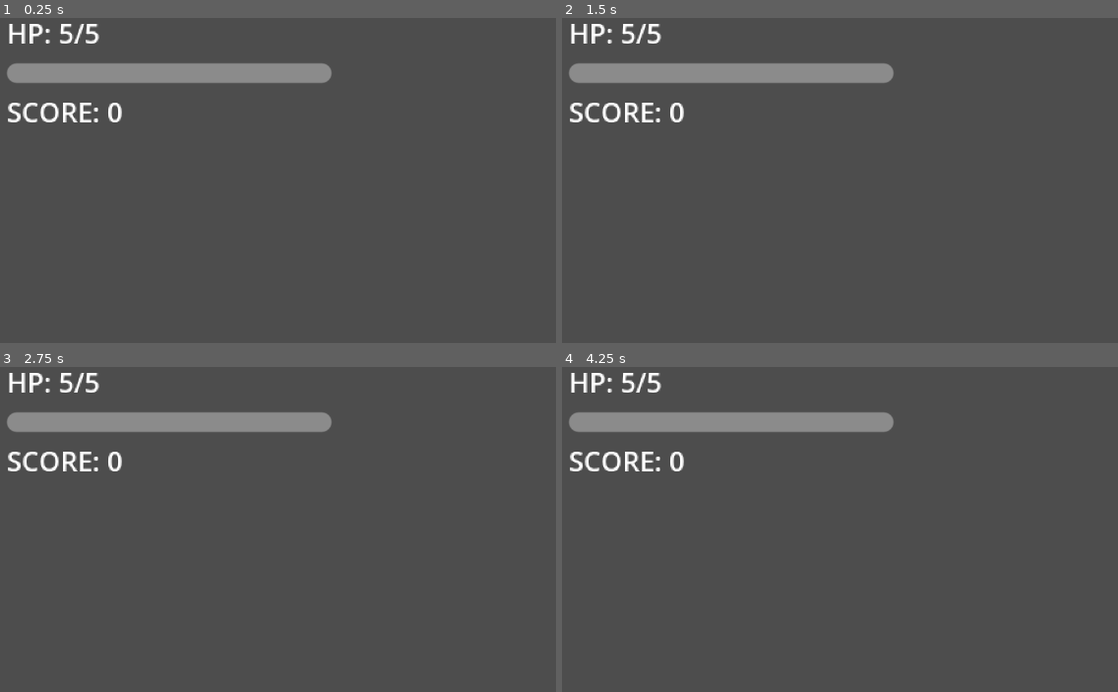
Above: before the commit, frames 1-4 (two rows, left to right).
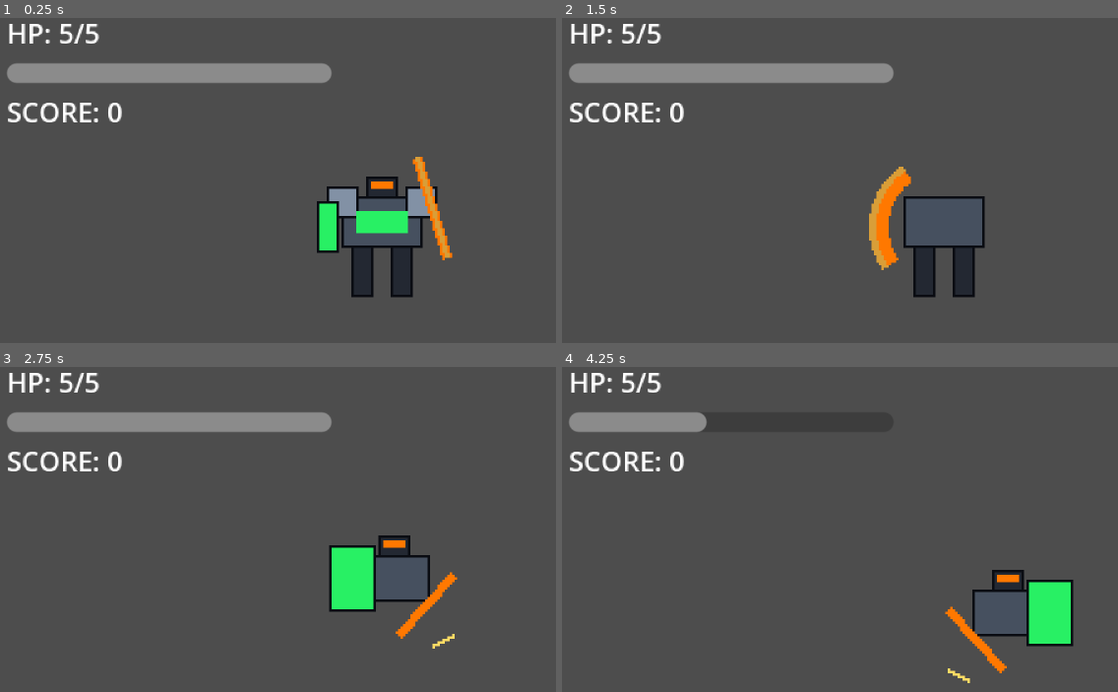
Above: after the commit, the same moments.

Repository: SilverMast1/godot-2d-8bit-game
Game: Godot game, scene res://scenes/levels/level_01_byte.tscn
The game is run twice, just before and just after one commit, with the same random seed, the same clock (stepped at 60 frames per second) and the same inputs. This scene is started directly instead of the project's main scene.
Inputs:
- Up to frame 1 (0.25 s): no input
- Up to frame 2 (1.5 s): tap Enter at 0.5 s; hold J 0.53-1.28 s; hold D from 0.53 s (still down); tap Space at 0.77 s; tap X at 1.35 s
- Up to frame 3 (2.75 s): tap Space at 1.52 s; release D at 2.03 s; hold A from 2.03 s (still down); hold K from 2.03 s (still down)
- Up to frame 4 (4.25 s): tap Space at 2.75, 3.02, 3.77 s; release A at 2.78 s; release K at 2.78 s; hold D from 2.78 s (still down); tap C at 2.85 s; hold L from 3.53 s (still down)

The runs differ from the first frame. In frame 1, 4.6% of the frame differs, in the area x 56-82%, y 42-87%; in frame 2, 2.8%; in frame 3, 2.8%; in frame 4, 4.9%, in the area x 24-93%, y 13-98%.

Commit message:
feat: build Byte heavy cyborg master sprite sheet and 6-row animation sequences (idle, walk, run charge, broadsword attack, block, heavy land)

Diff:
--- /dev/null
+++ b/kernel-chronicles/assets/sprites/byte/byte_frames.tres
@@ -0,0 +1,195 @@
+[gd_resource type="SpriteFrames" load_steps=41 format=3]
+
+[ext_resource type="Texture2D" path="res://assets/sprites/byte/idle_0.png" id="1"]
+[ext_resource type="Texture2D" path="res://assets/sprites/byte/idle_1.png" id="2"]
+[ext_resource type="Texture2D" path="res://assets/sprites/byte/idle_2.png" id="3"]
+[ext_resource type="Texture2D" path="res://assets/sprites/byte/idle_3.png" id="4"]
+[ext_resource type="Texture2D" path="res://assets/sprites/byte/idle_4.png" id="5"]
+[ext_resource type="Texture2D" path="res://assets/sprites/byte/idle_5.png" id="6"]
+[ext_resource type="Texture2D" path="res://assets/sprites/byte/idle_6.png" id="7"]
+[ext_resource type="Texture2D" path="res://assets/sprites/byte/idle_7.png" id="8"]
+[ext_resource type="Texture2D" path="res://assets/sprites/byte/walk_0.png" id="9"]
+[ext_resource type="Texture2D" path="res://assets/sprites/byte/walk_1.png" id="10"]
+[ext_resource type="Texture2D" path="res://assets/sprites/byte/walk_2.png" id="11"]
+[ext_resource type="Texture2D" path="res://assets/sprites/byte/walk_3.png" id="12"]
+[ext_resource type="Texture2D" path="res://assets/sprites/byte/walk_4.png" id="13"]
+[ext_resource type="Texture2D" path="res://assets/sprites/byte/walk_5.png" id="14"]
+[ext_resource type="Texture2D" path="res://assets/sprites/byte/walk_6.png" id="15"]
+[ext_resource type="Texture2D" path="res://assets/sprites/byte/walk_7.png" id="16"]
+[ext_resource type="Texture2D" path="res://assets/sprites/byte/run_0.png" id="17"]
+[ext_resource type="Texture2D" path="res://assets/sprites/byte/run_1.png" id="18"]
+[ext_resource type="Texture2D" path="res://assets/sprites/byte/run_2.png" id="19"]
+[ext_resource type="Texture2D" path="res://assets/sprites/byte/run_3.png" id="20"]
+[ext_resource type="Texture2D" path="res://assets/sprites/byte/run_4.png" id="21"]
+[ext_resource type="Texture2D" path="res://assets/sprites/byte/run_5.png" id="22"]
+[ext_resource type="Texture2D" path="res://assets/sprites/byte/attack_0.png" id="23"]
+[ext_resource type="Texture2D" path="res://assets/sprites/byte/attack_1.png" id="24"]
+[ext_resource type="Texture2D" path="res://assets/sprites/byte/attack_2.png" id="25"]
+[ext_resource type="Texture2D" path="res://assets/sprites/byte/attack_3.png" id="26"]
+[ext_resource type="Texture2D" path="res://assets/sprites/byte/attack_4.png" id="27"]
+[ext_resource type="Texture2D" path="res://assets/sprites/byte/attack_5.png" id="28"]
+[ext_resource type="Texture2D" path="res://assets/sprites/byte/attack_6.png" id="29"]
+[ext_resource type="Texture2D" path="res://assets/sprites/byte/attack_7.png" id="30"]
+[ext_resource type="Texture2D" path="res://assets/sprites/byte/block_0.png" id="31"]
+[ext_resource type="Texture2D" path="res://assets/sprites/byte/block_1.png" id="32"]
+[ext_resource type="Texture2D" path="res://assets/sprites/byte/block_2.png" id="33"]
+[ext_resource type="Texture2D" path="res://assets/sprites/byte/block_3.png" id="34"]
+[ext_resource type="Texture2D" path="res://assets/sprites/byte/jump_0.png" id="35"]
+[ext_resource type="Texture2D" path="res://assets/sprites/byte/jump_1.png" id="36"]
+[ext_resource type="Texture2D" path="res://assets/sprites/byte/jump_2.png" id="37"]
+[ext_resource type="Texture2D" path="res://assets/sprites/byte/jump_3.png" id="38"]
+[ext_resource type="Texture2D" path="res://assets/sprites/byte/jump_4.png" id="39"]
+[ext_resource type="Texture2D" path="res://assets/sprites/byte/jump_5.png" id="40"]
+
+[resource]
+animations = [{
+"frames": [{
+"duration": 1.0,
+"texture": ExtResource("1")
+}, {
+"duration": 1.0,
+"texture": ExtResource("2")
+}, {
+"duration": 1.0,
+"texture": ExtResource("3")
+}, {
+"duration": 1.0,
+"texture": ExtResource("4")
+}, {
+"duration": 1.0,
+"texture": ExtResource("5")
+}, {
+"duration": 1.0,
+"texture": ExtResource("6")
+}, {
+"duration": 1.0,
+"texture": ExtResource("7")
+}, {
+"duration": 1.0,
+"texture": ExtResource("8")
+}],
+"loop": true,
+"name": &"idle",
+"speed": 8.0
+}, {
+"frames": [{
+"duration": 1.0,
+"texture": ExtResource("9")
+}, {
+"duration": 1.0,
+"texture": ExtResource("10")
+}, {
+"duration": 1.0,
+"texture": ExtResource("11")
+}, {
+"duration": 1.0,
+"texture": ExtResource("12")
+}, {
+"duration": 1.0,
+"texture": ExtResource("13")
+}, {
+"duration": 1.0,
+"texture": ExtResource("14")
+}, {
+"duration": 1.0,
+"texture": ExtResource("15")
+}, {
+"duration": 1.0,
+"texture": ExtResource("16")
+}],
+"loop": true,
+"name": &"run",
+"speed": 8.0
+}, {
+"frames": [{
+"duration": 1.0,
+"texture": ExtResource("17")
+}, {
+"duration": 1.0,
+"texture": ExtResource("18")
+}, {
+"duration": 1.0,
+"texture": ExtResource("19")
+}, {
+"duration": 1.0,
+"texture": ExtResource("20")
+}, {
+"duration": 1.0,
+"texture": ExtResource("21")
+}, {
+"duration": 1.0,
+"texture": ExtResource("22")
+}],
+"loop": true,
+"name": &"dash",
+"speed": 10.0
+}, {
+"frames": [{
+"duration": 1.0,
+"texture": ExtResource("23")
+}, {
+"duration": 1.0,
+"texture": ExtResource("24")
+}, {
+"duration": 1.0,
+"texture": ExtResource("25")
+}, {
+"duration": 1.0,
+"texture": ExtResource("26")
+}, {
+"duration": 1.0,
+"texture": ExtResource("27")
+}, {
+"duration": 1.0,
+"texture": ExtResource("28")
+}, {
+"duration": 1.0,
+"texture": ExtResource("29")
+}, {
+"duration": 1.0,
+"texture": ExtResource("30")
+}],
+"loop": false,
+"name": &"attack",
+"speed": 10.0
+}, {
+"frames": [{
+"duration": 1.0,
+"texture": ExtResource("31")
+}, {
+"duration": 1.0,
+"texture": ExtResource("32")
+}, {
+"duration": 1.0,
+"texture": ExtResource("33")
+}, {
+"duration": 1.0,
+"texture": ExtResource("34")
+}],
+"loop": true,
+"name": &"shield",
+"speed": 6.0
+}, {
+"frames": [{
+"duration": 1.0,
+"texture": ExtResource("35")
+}, {
+"duration": 1.0,
+"texture": ExtResource("36")
+}, {
+"duration": 1.0,
+"texture": ExtResource("37")
+}, {
+"duration": 1.0,
+"texture": ExtResource("38")
+}, {
+"duration": 1.0,
+"texture": ExtResource("39")
+}, {
+"duration": 1.0,
+"texture": ExtResource("40")
+}],
+"loop": false,
+"name": &"jump",
+"speed": 8.0
+}]
--- a/kernel-chronicles/scenes/characters/player_byte.tscn
+++ b/kernel-chronicles/scenes/characters/player_byte.tscn
@@ -1,14 +1,20 @@
-[gd_scene load_steps=3 format=3 uid="uid://cbyteplayer0002"]
+[gd_scene load_steps=4 format=3 uid="uid://cbyteplayer0002"]
 
 [ext_resource type="Script" path="res://scripts/player/player_byte.gd" id="1_byte"]
+[ext_resource type="SpriteFrames" path="res://assets/sprites/byte/byte_frames.tres" id="2_byteframes"]
 
 [sub_resource type="RectangleShape2D" id="RectangleShape2D_byte"]
-size = Vector2(24, 28)
+size = Vector2(32, 40)
 
 [node name="PlayerByte" type="CharacterBody2D"]
 collision_layer = 2
 collision_mask = 13
 script = ExtResource("1_byte")
+
+[node name="AnimatedSprite2D" type="AnimatedSprite2D" parent="."]
+sprite_frames = ExtResource("2_byteframes")
+animation = &"idle"
+autoplay = "idle"
 
 [node name="CollisionShape2D" type="CollisionShape2D" parent="."]
 shape = SubResource("RectangleShape2D_byte")
Binary file added: kernel-chronicles/assets/sprites/byte/attack_0.png
Binary file added: kernel-chronicles/assets/sprites/byte/attack_1.png
Binary file added: kernel-chronicles/assets/sprites/byte/attack_2.png
Binary file added: kernel-chronicles/assets/sprites/byte/attack_3.png
Binary file added: kernel-chronicles/assets/sprites/byte/attack_4.png
Binary file added: kernel-chronicles/assets/sprites/byte/attack_5.png
Binary file added: kernel-chronicles/assets/sprites/byte/attack_6.png
Binary file added: kernel-chronicles/assets/sprites/byte/attack_7.png
Binary file added: kernel-chronicles/assets/sprites/byte/block_0.png
Binary file added: kernel-chronicles/assets/sprites/byte/block_1.png
Binary file added: kernel-chronicles/assets/sprites/byte/block_2.png
Binary file added: kernel-chronicles/assets/sprites/byte/block_3.png
(and 29 more such lines)
